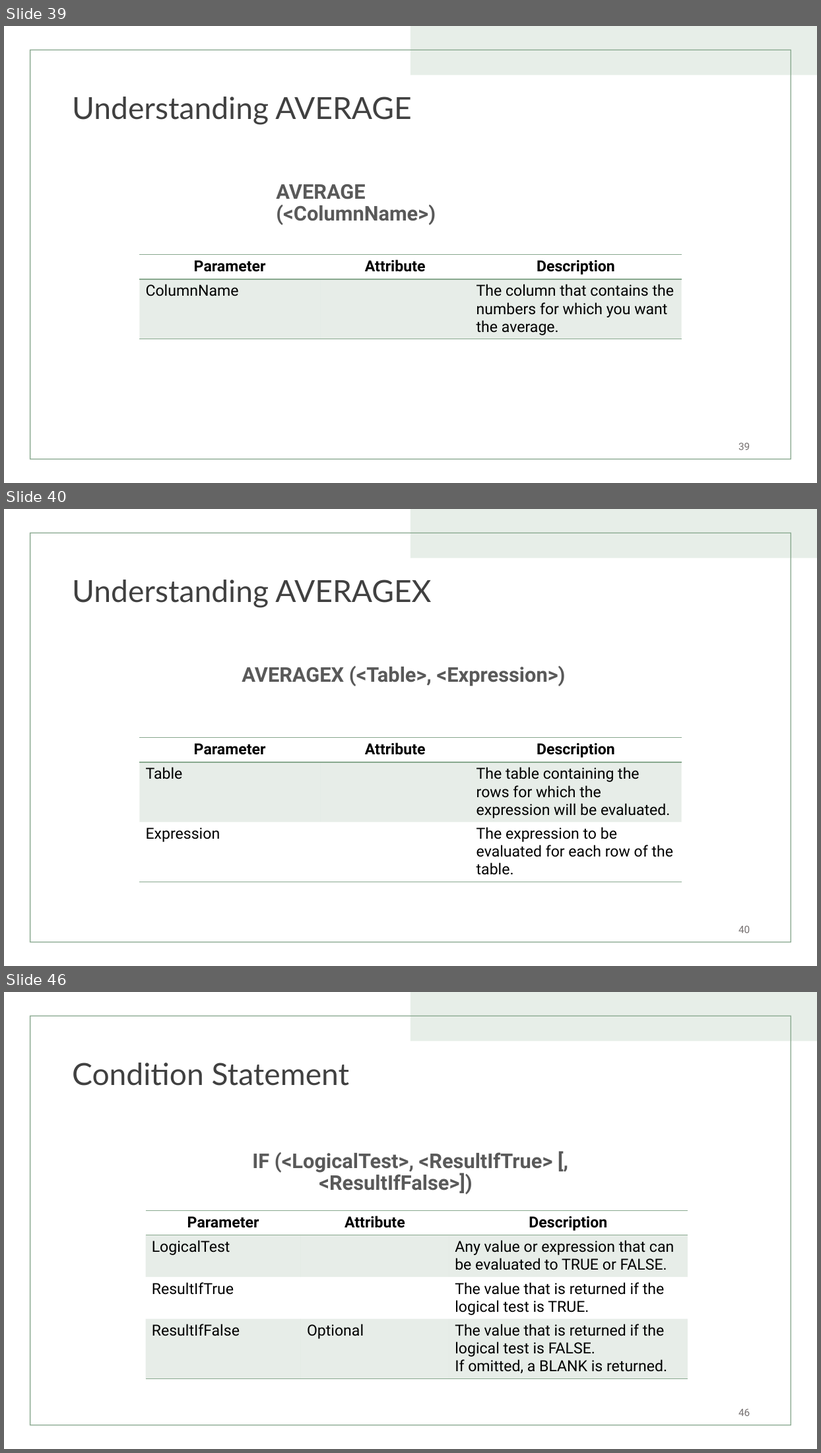
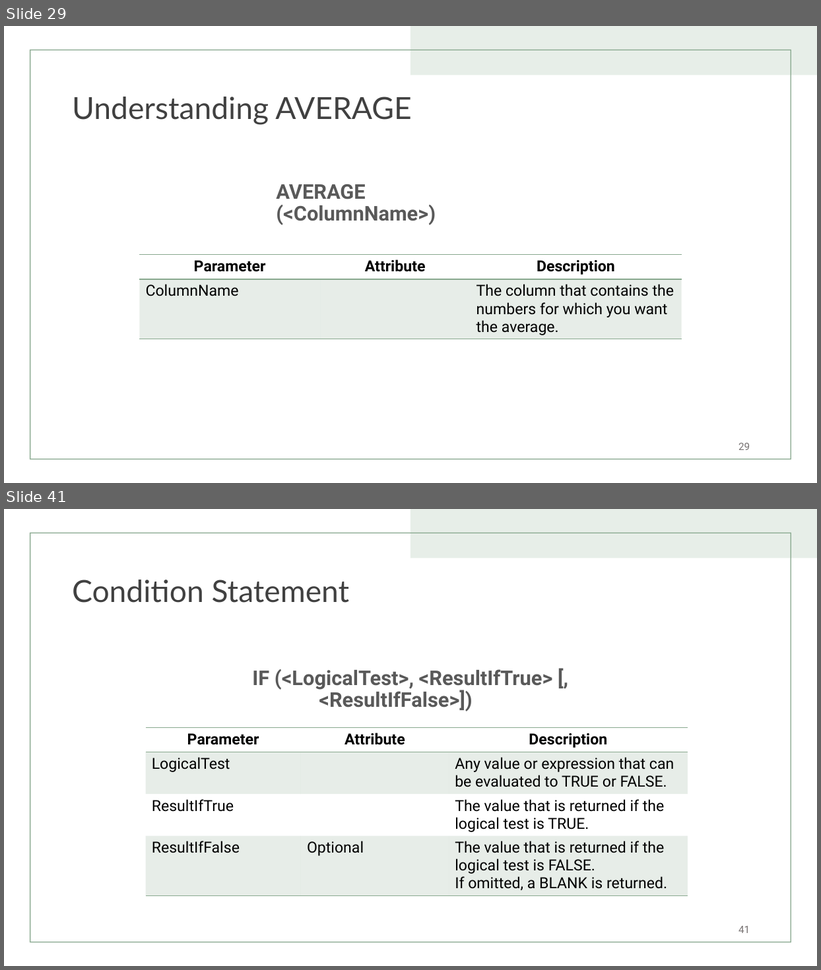
Before and after one commit to TizCloud/DAX-in-A-Day, a slide deck: Data Analysis Expression (DAX) for Power BI - Update.pptx. Shown one above the other, each under a label of ours: slides 39, 40 and 46 before the commit, slides 29 and 41 after it; the slides between them are not shown. The pictures are 821x1453 and 821x970 pixels, drawn with LibreOffice and Linux fonts; fonts in the diff are those of the drawing. Boxes give left, top, right and bottom in pixels: in the first picture for what was removed or moved away, otherwise in the second. Text is boxed around its words. In the diff, an @@ line names an element or a change of style, - is before the commit and + after.

```diff
--- a/Data Analysis Expression (DAX) for Power BI - Update.pptx
+++ b/Data Analysis Expression (DAX) for Power BI - Update.pptx
@@ slide 40 removed at bbox=[4, 509, 817, 966], background #FFFFFF; not listed: 2 template elements that a slide beside it also shows @@
@@ title removed at bbox=[72, 580, 431, 608] @@
-Understanding AVERAGEX
@@ text removed at bbox=[242, 666, 566, 687] @@
-AVERAGEX (<Table>, <Expression>)
@@ table removed at bbox=[139, 738, 681, 878], 3 rows, 3 columns @@
-Parameter | Attribute | Description
-Table |  | The table containing the rows for which the expression will be evaluated.
-Expression |  | The expression to be evaluated for each row of the table.
@@ page number removed at bbox=[739, 926, 750, 933] @@
-40
@@ what was slide 39 is now slide 29 @@
@@ page number at bbox=[739, 443, 750, 450]: text changed @@
-39
+29
@@ what was slide 46 is now slide 41 @@
@@ page number at bbox=[739, 926, 750, 933]: text changed @@
-46
+41
```
Also in this commit, not shown: 6 slides changed, 5 slides added, 28 other slides removed.
